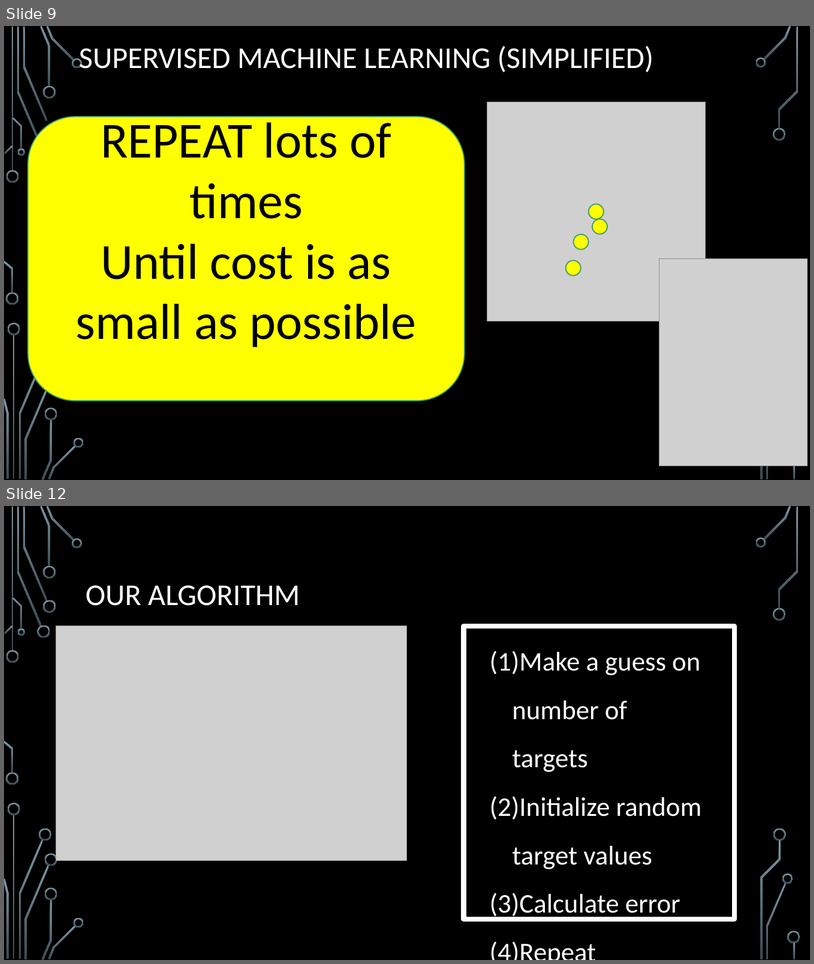
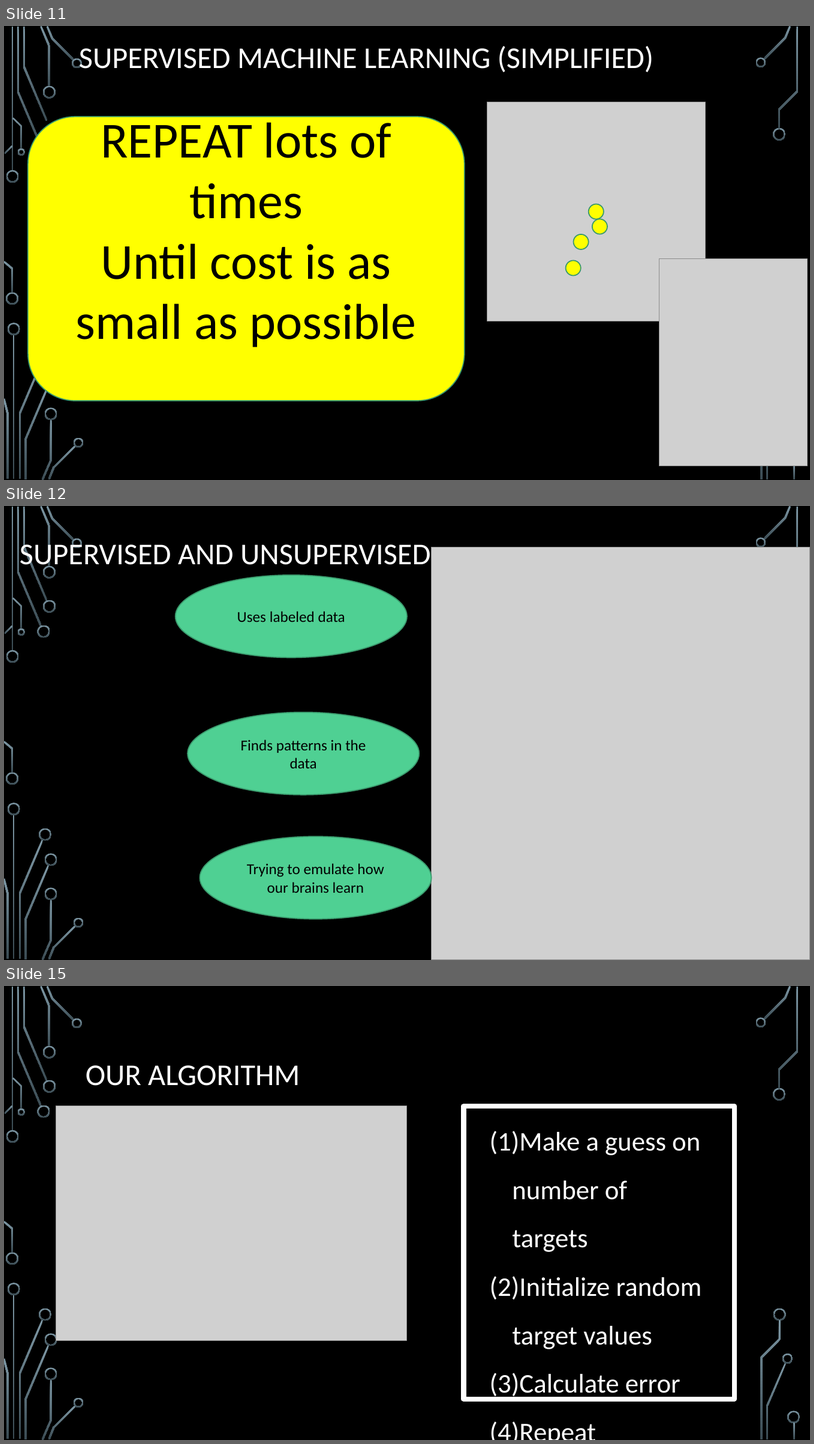
Before and after one commit to sabrinafuller/USTEP2021, a slide deck: Machine learning-ustep2020.pptx. Shown one above the other, each under a label of ours: slides 9 and 12 before the commit, slides 11, 12 and 15 after it; the slides between them are not shown. The pictures are 814x964 and 814x1444 pixels, drawn with LibreOffice and Linux fonts; fonts in the diff are those of the drawing; grey boxes stand for pictures; background and template pictures are left out. Boxes give left, top, right and bottom in pixels: in the first picture for what was removed or moved away, otherwise in the second. Text is boxed around its words. In the diff, an @@ line names an element or a change of style, - is before the commit and + after.

```diff
--- a/Machine learning-ustep2020.pptx
+++ b/Machine learning-ustep2020.pptx
@@ slide 12 added at (4,506,810,960), background picture (left out); not listed: 32 template elements that a slide beside it also shows @@
@@ title added at (20,540,431,571), 36 pt, text #FFFFFF @@
+SUPERVISED AND UNSUPERVISED
@@ picture added at (432,547,810,960) @@
@@ ellipse added at (175,575,407,657), fill #4FD093, outline #3A9A6D 1.25 pt, 18 pt, text #000000 @@
+Uses labeled data
@@ ellipse added at (188,712,420,795), fill #4FD093, outline #3A9A6D 1.25 pt, 18 pt, text #000000 @@
+Finds patterns in the data
@@ ellipse added at (200,837,432,919), fill #4FD093, outline #3A9A6D 1.25 pt, 18 pt, text #000000 @@
+Trying to emulate how our brains learn
@@ what was slide 9 is now slide 11 @@
@@ what was slide 12 is now slide 15 @@
```
Also in this commit, not shown: 5 slides changed, 6 other slides added.
